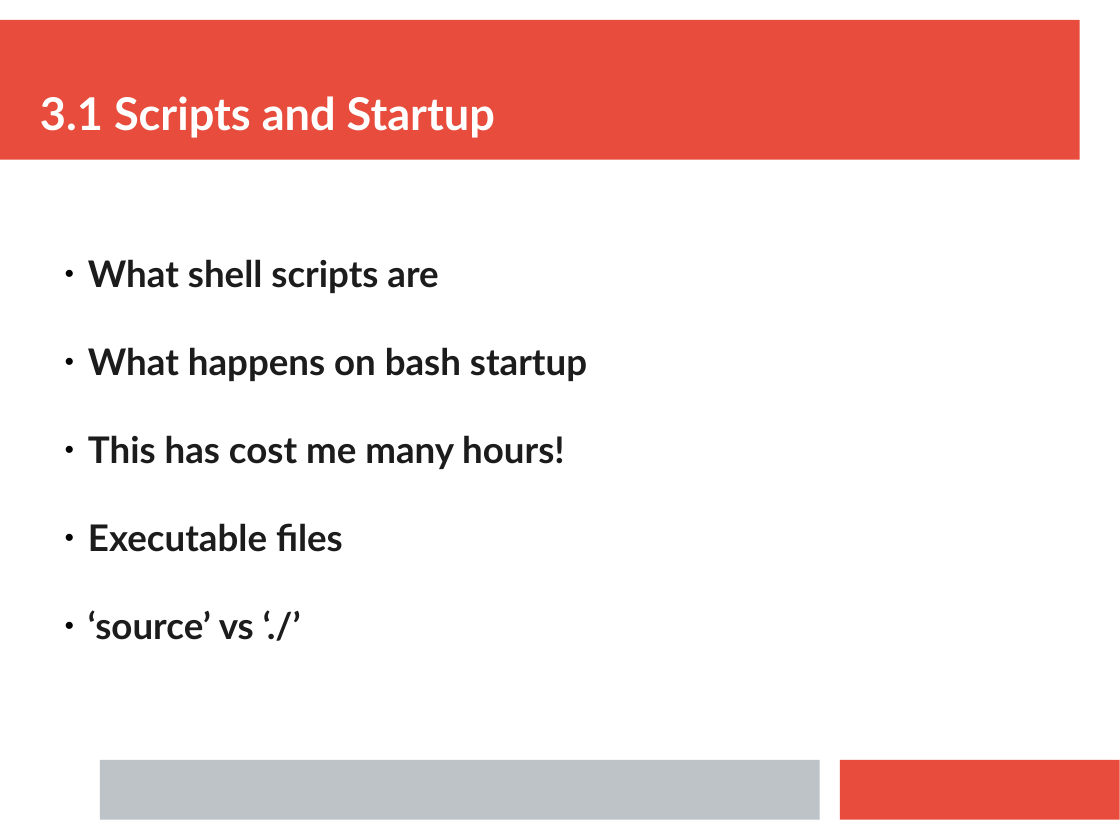
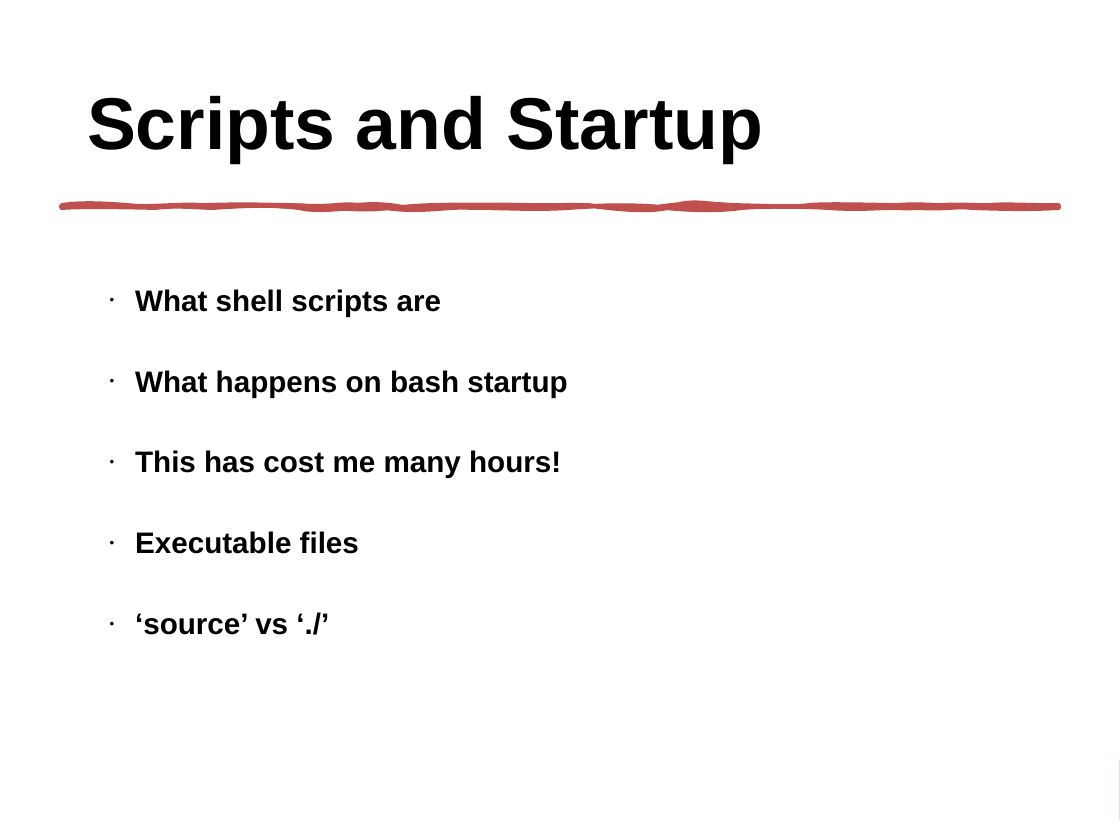
Before and after one commit to ianmiell/bash-next-steps, a slide deck: slide 21 of slides/bash_next_steps.pptx. Drawn at 1120x840 pixels with LibreOffice and Linux fonts; fonts in the diff are those of the drawing. Boxes give left, top, right and bottom in pixels: in the first picture for what was removed or moved away, otherwise in the second. Text is boxed around its words. In the diff, an @@ line names an element or a change of style, - is before the commit and + after.

```diff
--- a/slides/bash_next_steps.pptx
+++ b/slides/bash_next_steps.pptx
@@ rectangle added at (0,0,1120,840), fill #FFFFFF @@
@@ text "Scripts and Startup" at (87,96,763,163): vertical alignment bottom to middle @@
@@ text at (87,96,763,163): text changed; size 32 to 52 pt; font Lato to Arial; text colour #FFFFFF to #000000 @@
-3.1 Scripts and Startup
+Scripts and Startup
@@ freeform shape added at (61,205,1058,207), fill #C0504D, outline #C0504D 3.25 pt @@
@@ text "What shell scripts are": place and size @@
-text "What shell scripts are" at (88,259,587,640)
+text "What shell scripts are" at (135,289,567,635)
@@ text "What shell scripts are" at (135,289,567,635): size 26 to 21 pt, font Lato to Arial, text colour #1C1C1C to #000000; bullet ● to •; line spacing 1 to 0.9; more space between paragraphs @@
@@ rectangle removed at (100,760,819,820) @@
```
Also in this commit, not shown: 24 other slides changed, 1 other file.
